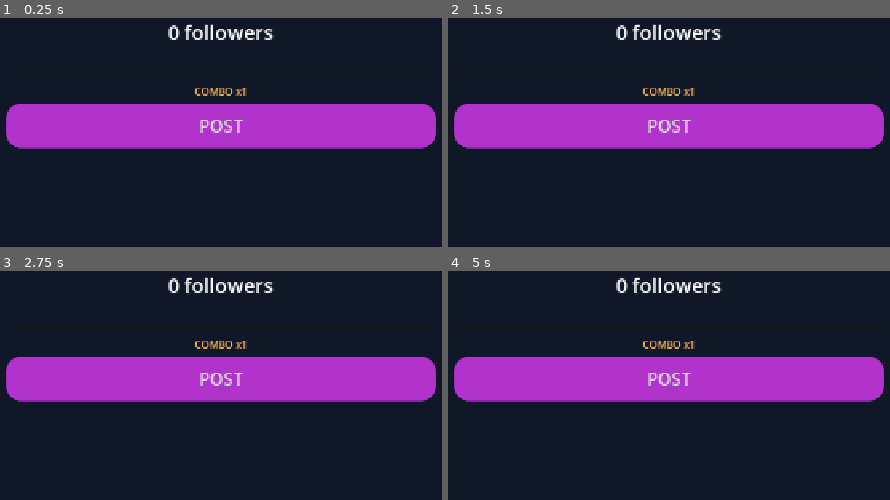
Above: before the commit, frames 1-4 (two rows, left to right).
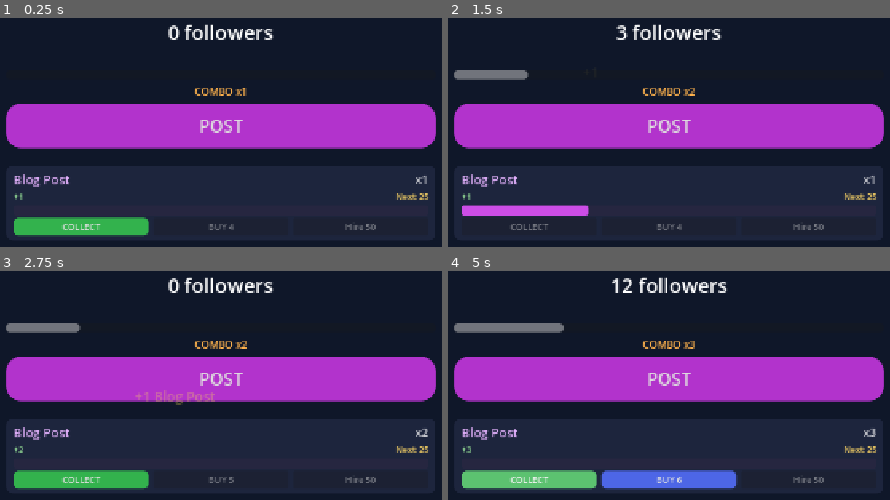
Above: after the commit, the same moments.

Repository: markm692/creator-empire
Game: Godot game, scene res://scenes/main.tscn
The game is run twice, just before and just after one commit, with the same random seed, the same clock (stepped at 60 frames per second) and the same inputs.
Inputs (mouse positions are in pixels of both pictures, inside the frame that each line leads up to):
- Up to frame 1 (0.25 s): no input
- Up to frame 2 (1.5 s): click "POST" at 0.5 s; click (527, 226) at 1.25 s, where only the run after the commit has a clickable "COLLECT"
- Up to frame 3 (2.75 s): click (221, 479) at 2 s, where only the run after the commit has a clickable "BUY 4"
- Up to frame 4 (5 s): click "POST" at 2.75 s; click (669, 479) at 3.5 s, where only the run after the commit has a clickable "BUY 5"; click (527, 479) at 4.25 s, where only the run after the commit has a clickable "COLLECT"

The runs differ from the first frame. In frame 1, 3.6% of the frame differs, in the area x 3-98%, y 68-96%; in frame 2, 3.3%; in frame 3, 4.6%; in frame 4, 8.3%, in the area x 1-98%, y 2-96%.
Error before the commit: Parse Error: Cannot infer the type of "base" variable because the value doesn't have a set type. (res://scripts/game_state.gd:268)

Commit message:
Fix build: explicit types, disable .NET and arm32
- Fixed GDScript type inference errors (var := from Variant)
- Added use-dotnet: false to setup-godot
- Disabled armeabi-v7a (arm32) architecture

Co-Authored-By: Claude Opus 4.6 (1M context) <noreply@anthropic.com>

Diff:
--- a/scripts/game_state.gd
+++ b/scripts/game_state.gd
@@ -265,8 +265,8 @@
 ## Tap -------------------------------------------------------------------
 
 func tap() -> float:
-	var base := biz_defs[0]["base_payout"]
-	var amount := base * clout_bonus * combo
+	var base: float = biz_defs[0]["base_payout"]
+	var amount: float = base * clout_bonus * combo
 	followers += amount
 	total_followers += amount
 	add_combo()
@@ -360,8 +360,8 @@
 			continue
 		var payout := get_biz_payout(i)
 		var cycle_time := get_biz_time(i)
-		var cycles := floor(elapsed / cycle_time)
-		var earned := payout * cycles
+		var cycles: float = floor(elapsed / cycle_time)
+		var earned: float = payout * cycles
 		followers += earned
 		total_followers += earned
 	_check_unlocks()
Not shown, changed: .github/workflows/build.yml
